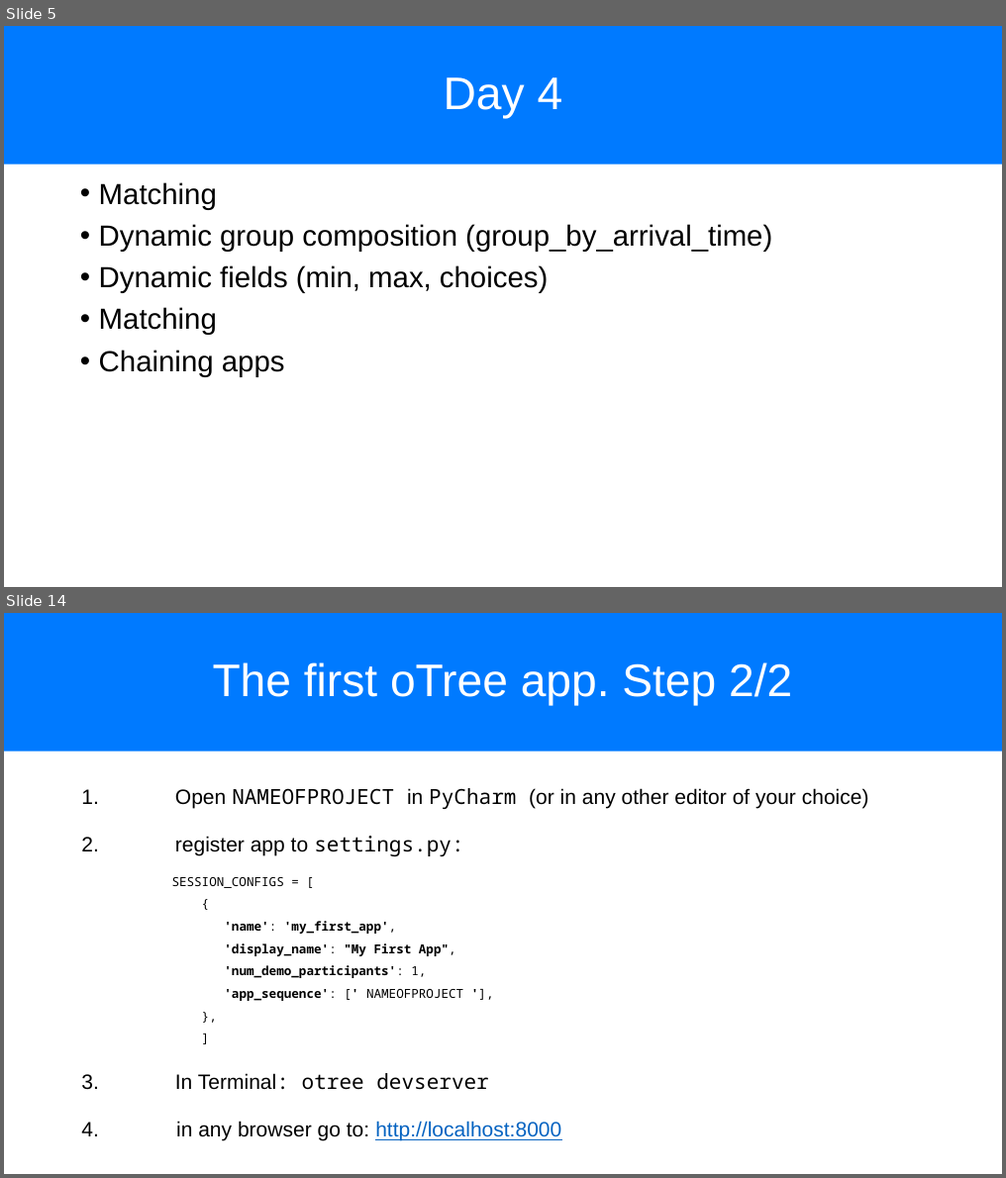
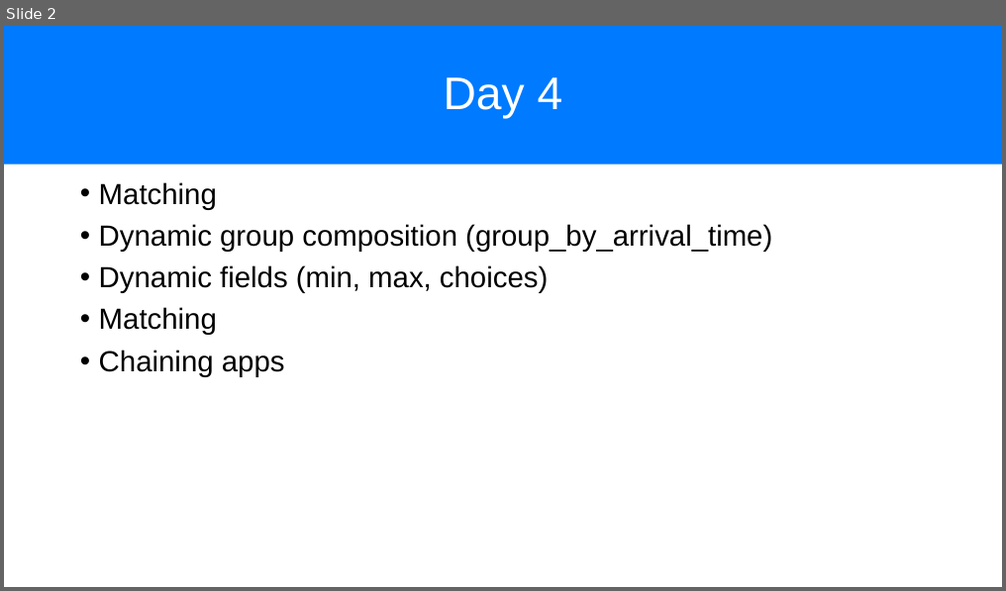
Before and after one commit to chapkovski/uncertainty-summer-school, a slide deck: presentations/frankfurt_july_2019 day4.pptx. Shown one above the other, each under a label of ours: slides 5 and 14 before the commit, slide 2 after it; the slides between them are not shown. The pictures are 1006x1178 and 1006x591 pixels, drawn with LibreOffice and Linux fonts; fonts in the diff are those of the drawing. Boxes give left, top, right and bottom in pixels: in the first picture for what was removed or moved away, otherwise in the second. Text is boxed around its words. In the diff, an @@ line names an element or a change of style, - is before the commit and + after.

```diff
--- a/presentations/frankfurt_july_2019 day4.pptx
+++ b/presentations/frankfurt_july_2019 day4.pptx
@@ slide 14 removed at bbox=[4, 613, 1002, 1174], background #FFFFFF @@
@@ title removed at bbox=[4, 613, 1002, 752] @@
-The first oTree app. Step 2/2
@@ text removed at bbox=[172, 788, 869, 1142] @@
-1. Open NAMEOFPROJECT in PyCharm (or in any other editor of your choice)
-2. register app to settings.py:
-SESSION_CONFIGS = [
-{
-'name': 'my_first_app',
-'display_name': "My First App",
-'num_demo_participants': 1,
-'app_sequence': [' NAMEOFPROJECT '],
-},
-]
-3. In Terminal: otree devserver
-4. in any browser go to: http://localhost:8000
@@ what was slide 5 is now slide 2 @@
```
Also in this commit, not shown: 1 slide changed, 42 other slides removed, 21 other files.
